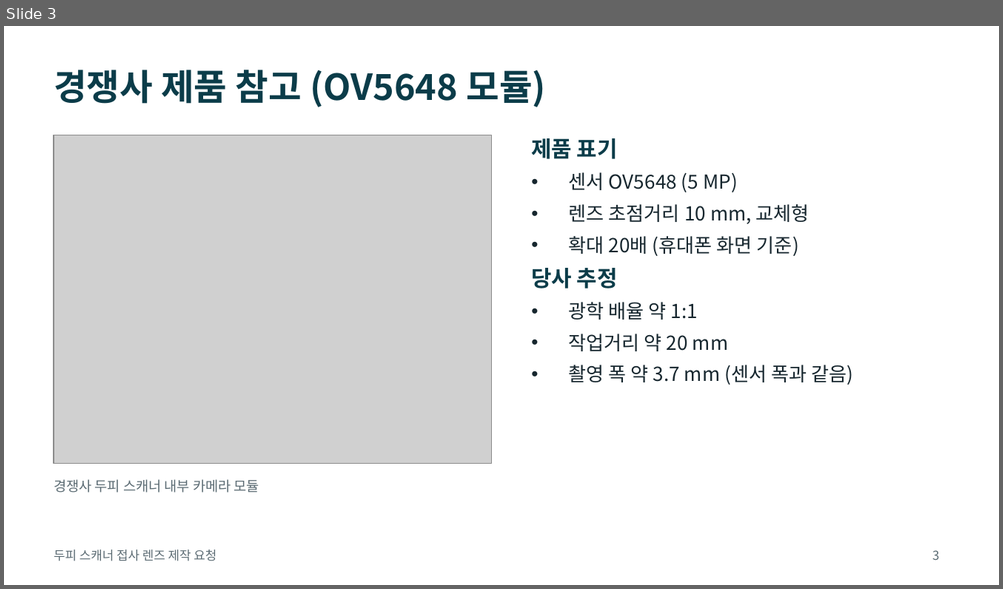
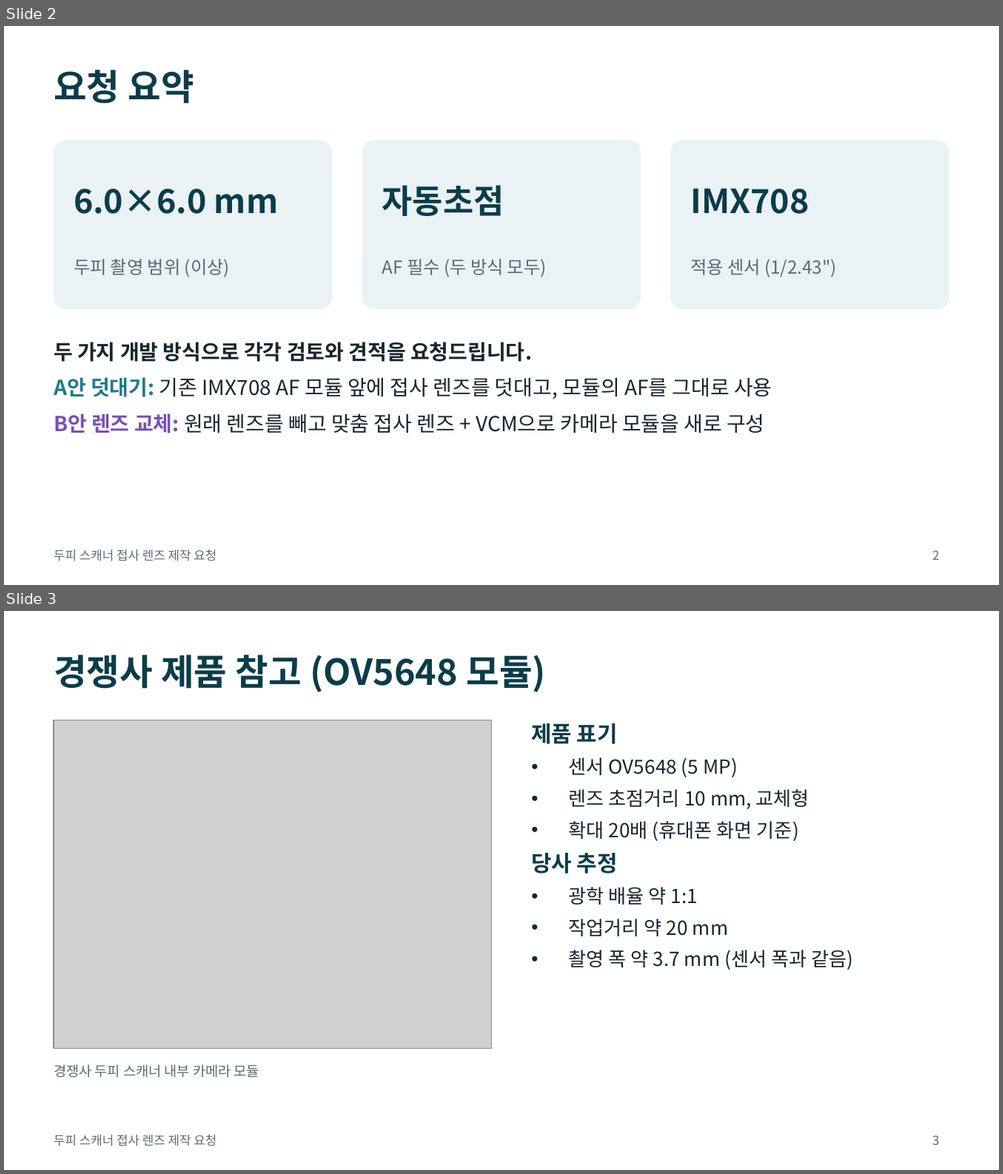
Before and after one commit to urisuni3325-ai/rv1106, a slide deck: docs/lens-rfq-imx708.pptx. Shown one above the other, each under a label of ours: slide 3 before the commit, slides 2 and 3 after it. The pictures are 1003x589 and 1003x1174 pixels, drawn with LibreOffice and Linux fonts; fonts in the diff are those of the drawing; grey boxes stand for pictures. Boxes give left, top, right and bottom in pixels: in the first picture for what was removed or moved away, otherwise in the second. Text is boxed around its words. In the diff, an @@ line names an element or a change of style, - is before the commit and + after.

```diff
--- a/docs/lens-rfq-imx708.pptx
+++ b/docs/lens-rfq-imx708.pptx
@@ slide 2 added at bbox=[4, 26, 999, 585], background #FFFFFF; not listed: 1 template element that a slide beside it also shows @@
@@ title added at bbox=[54, 70, 193, 104], 26 pt, text #0B3C49, bold @@
+요청 요약
@@ rounded rectangle added at bbox=[54, 141, 333, 309], fill #EAF2F4 @@
@@ rounded rectangle added at bbox=[362, 141, 640, 309], fill #EAF2F4 @@
@@ rounded rectangle added at bbox=[670, 141, 949, 309], fill #EAF2F4 @@
@@ text added at bbox=[74, 189, 278, 214], 24 pt, text #0B3C49, bold @@
+6.0×6.0 mm
@@ text added at bbox=[382, 185, 504, 216], 24 pt, text #0B3C49, bold @@
+자동초점
@@ text added at bbox=[690, 188, 808, 214], 24 pt, text #0B3C49, bold @@
+IMX708
@@ text added at bbox=[74, 259, 230, 278], 13 pt, text #5B6B73 @@
+두피 촬영 범위 (이상)
@@ text added at bbox=[382, 259, 546, 278], 13 pt, text #5B6B73 @@
+AF 필수 (두 방식 모두)
@@ text added at bbox=[690, 259, 836, 278], 13 pt, text #5B6B73 @@
+적용 센서 (1/2.43")
@@ text added at bbox=[54, 342, 772, 434], 15 pt, text #16262E @@
+두 가지 개발 방식으로 각각 검토와 견적을 요청드립니다.
+A안 덧대기: 기존 IMX708 AF 모듈 앞에 접사 렌즈를 덧대고, 모듈의 AF를 그대로 사용
+B안 렌즈 교체: 원래 렌즈를 빼고 맞춤 접사 렌즈 + VCM으로 카메라 모듈을 새로 구성
@@ page number added at bbox=[932, 551, 939, 560], 9 pt, text #5B6B73 @@
+2
```
Also in this commit, not shown: 6 slides changed, 2 other slides added, 1 slide removed.
